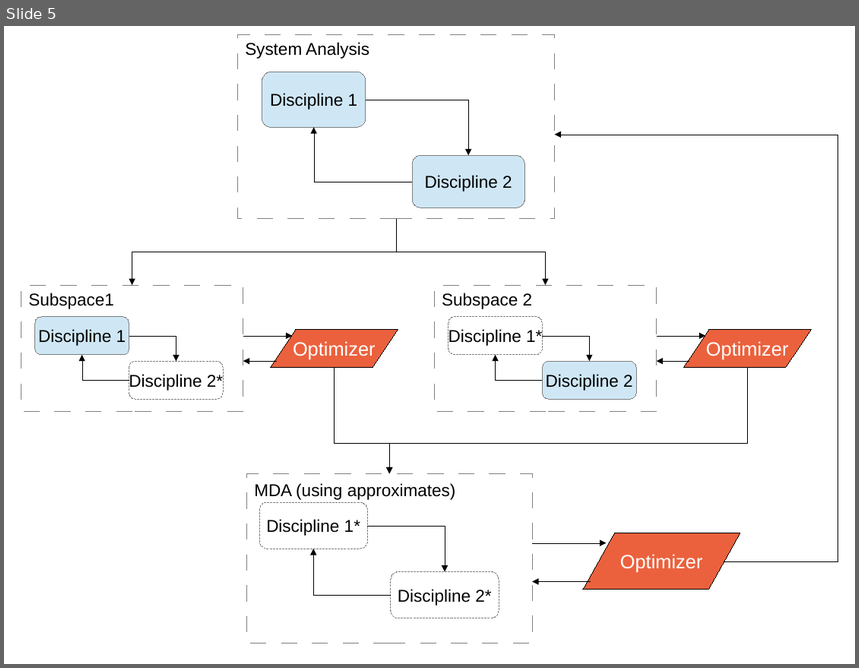
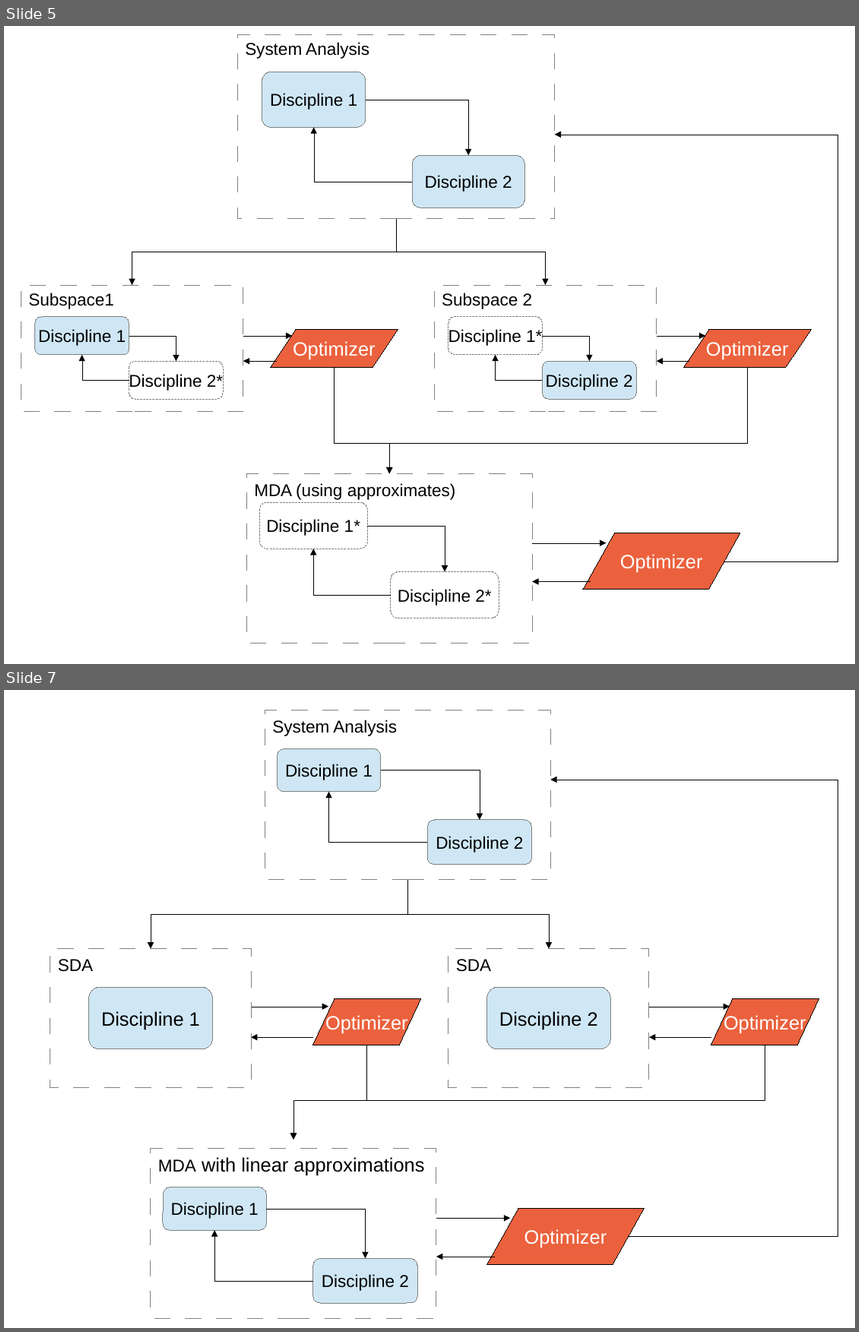
Before and after one commit to tomjorquera/thesis, a slide deck: StateoftheArt/figs/mdo.odp. Shown one above the other, each under a label of ours: slide 5 before the commit, slides 5 and 7 after it; the slides between them are not shown. The pictures are 859x668 and 859x1332 pixels, drawn with LibreOffice and Linux fonts; fonts in the diff are those of the drawing. Boxes give left, top, right and bottom in pixels: in the first picture for what was removed or moved away, otherwise in the second. Text is boxed around its words. In the diff, an @@ line names an element or a change of style, - is before the commit and + after.

```diff
--- a/StateoftheArt/figs/mdo.odp
+++ b/StateoftheArt/figs/mdo.odp
@@ slide 7 added at (x1=4, y1=690, x2=855, y2=1328), background #FFFFFF @@
@@ rectangle added at (x1=265, y1=710, x2=551, y2=880), outline #808080 0 pt, 16 pt, text #000000 @@
+System Analysis
@@ rounded rectangle added at (x1=278, y1=749, x2=381, y2=792), fill #CFE7F5, outline #808080 0 pt, 16 pt, text #000000 @@
+Discipline 1
@@ elbow arrow added from (381, 771) to (480, 820), #000000 0 pt @@
@@ elbow arrow added from (628, 1237) to (551, 780), #000000 0 pt @@
@@ elbow arrow added from (427, 842) to (329, 792), #000000 0 pt @@
@@ rounded rectangle added at (x1=427, y1=820, x2=531, y2=865), fill #CFE7F5, outline #808080 0 pt, 16 pt, text #000000 @@
+Discipline 2
@@ elbow arrow added from (408, 880) to (151, 948), #000000 0 pt @@
@@ elbow arrow added from (408, 880) to (550, 948), #000000 0 pt @@
@@ rectangle added at (x1=50, y1=948, x2=251, y2=1087), outline #808080 0 pt, 16 pt, text #000000 @@
+SDA
@@ rectangle added at (x1=449, y1=948, x2=650, y2=1087), outline #808080 0 pt, 16 pt, text #000000 @@
+SDA
@@ rounded rectangle added at (x1=89, y1=987, x2=212, y2=1049), fill #CFE7F5, outline #808080 0 pt, 18 pt, text #000000 @@
+Discipline 1
@@ elbow arrow added from (251, 1007) to (329, 1007), #000000 0 pt @@
@@ flow chart input output added at (x1=313, y1=999, x2=421, y2=1046), fill #EB613D, outline #000000 0 pt, 18 pt, text #FFFFFF @@
+Optimizer
@@ rounded rectangle added at (x1=487, y1=987, x2=611, y2=1049), fill #CFE7F5, outline #808080 0 pt, 18 pt, text #000000 @@
+Discipline 2
@@ elbow arrow added from (650, 1007) to (730, 1007), #000000 0 pt @@
@@ flow chart input output added at (x1=712, y1=999, x2=819, y2=1046), fill #EB613D, outline #000000 0 pt, 18 pt, text #FFFFFF @@
+Optimizer
@@ elbow arrow added from (313, 1037) to (251, 1037), #000000 0 pt @@
@@ elbow arrow added from (367, 1046) to (294, 1141), #000000 0 pt @@
@@ elbow arrow added from (766, 1046) to (294, 1140), #000000 0 pt @@
@@ elbow arrow added from (712, 1037) to (650, 1037), #000000 0 pt @@
@@ rectangle added at (x1=151, y1=1149, x2=436, y2=1319), outline #808080 0 pt, 18 pt, text #000000 @@
+MDA with linear approximations
@@ rounded rectangle added at (x1=163, y1=1188, x2=267, y2=1230), fill #CFE7F5, outline #808080 0 pt, 16 pt, text #000000 @@
+Discipline 1
@@ elbow arrow added from (267, 1209) to (366, 1258), #000000 0 pt @@
@@ flow chart input output added at (x1=487, y1=1208, x2=645, y2=1265), fill #EB613D, outline #000000 0 pt, 18 pt, text #FFFFFF @@
+Optimizer
@@ elbow arrow added from (313, 1281) to (215, 1230), #000000 0 pt @@
@@ elbow arrow added from (436, 1218) to (511, 1218), #000000 0 pt @@
@@ rounded rectangle added at (x1=313, y1=1258, x2=417, y2=1303), fill #CFE7F5, outline #808080 0 pt, 16 pt, text #000000 @@
+Discipline 2
@@ elbow arrow added from (494, 1257) to (436, 1257), #000000 0 pt @@
```
Also in this commit, not shown: 4 slides changed, 1 other slide added, 10 other files.
